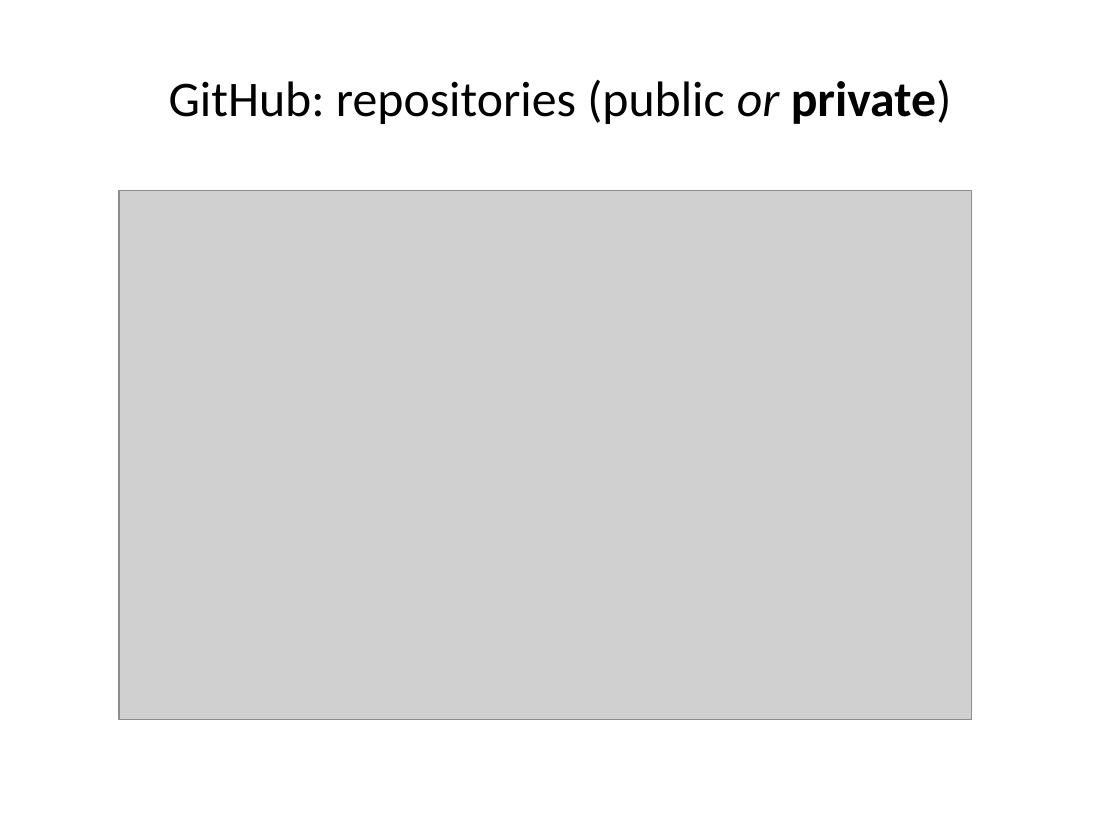
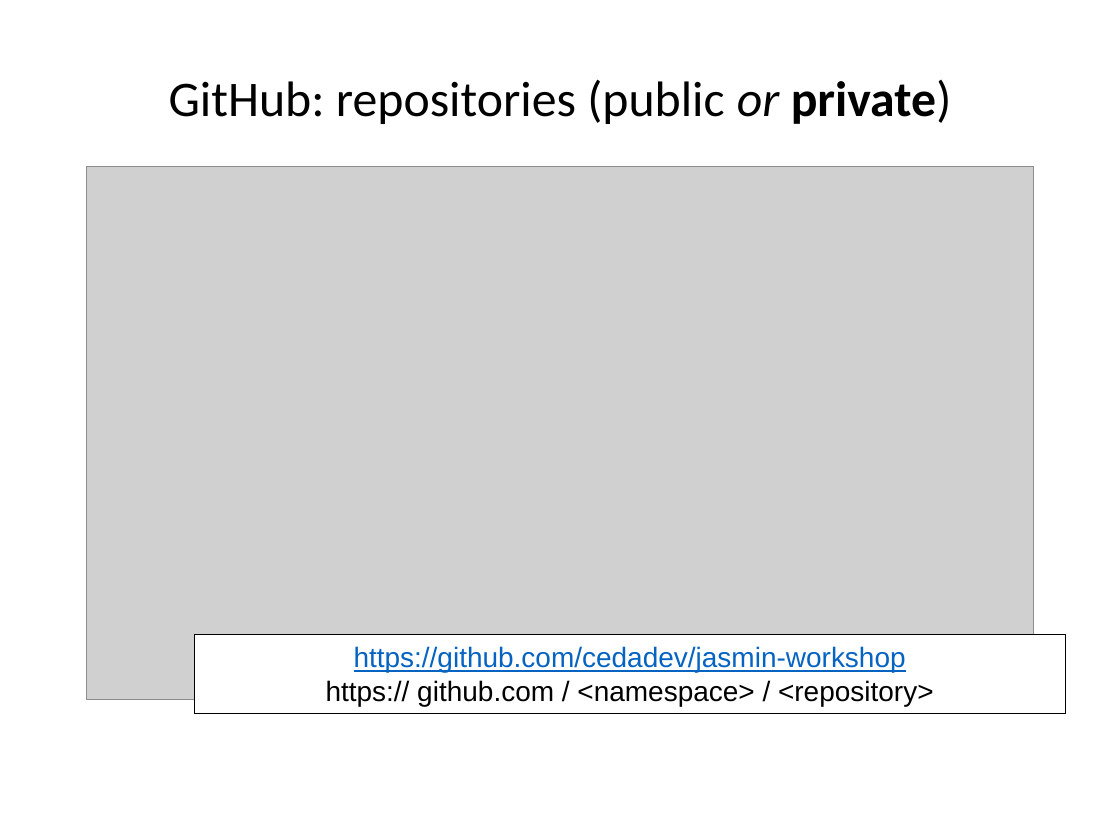
Before and after one commit to ncasuk/ncas-isc, a slide deck: slide 12 of version_control/presentations/01_git_intro.pptx (slide 11 before the commit). Drawn at 1120x840 pixels with LibreOffice and Linux fonts; fonts in the diff are those of the drawing; grey boxes stand for pictures; background and template pictures are left out. Boxes give left, top, right and bottom in pixels: in the first picture for what was removed or moved away, otherwise in the second. Text is boxed around its words. In the diff, an @@ line names an element or a change of style, - is before the commit and + after.

```diff
--- a/version_control/presentations/01_git_intro.pptx
+++ b/version_control/presentations/01_git_intro.pptx
@@ picture: place and size @@
-picture at (119,190,971,719)
+picture at (86,166,1034,699)
@@ rectangle added at (195,634,1065,713), fill #FFFFFF, outline #000000 0.75 pt, 18 pt, text #000000 @@
+https://github.com/cedadev/jasmin-workshop
+https:// github.com / <namespace> / <repository>
```
Also in this commit, not shown: 18 other slides changed, 1 slide added, 4 other files.
